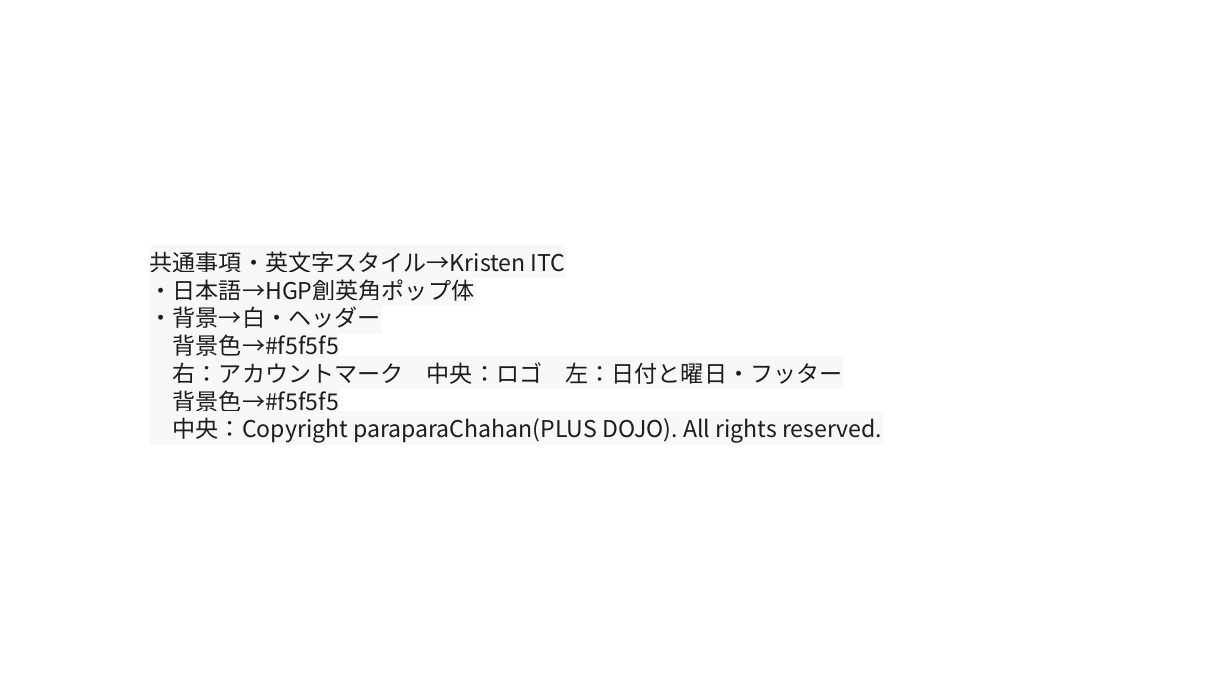
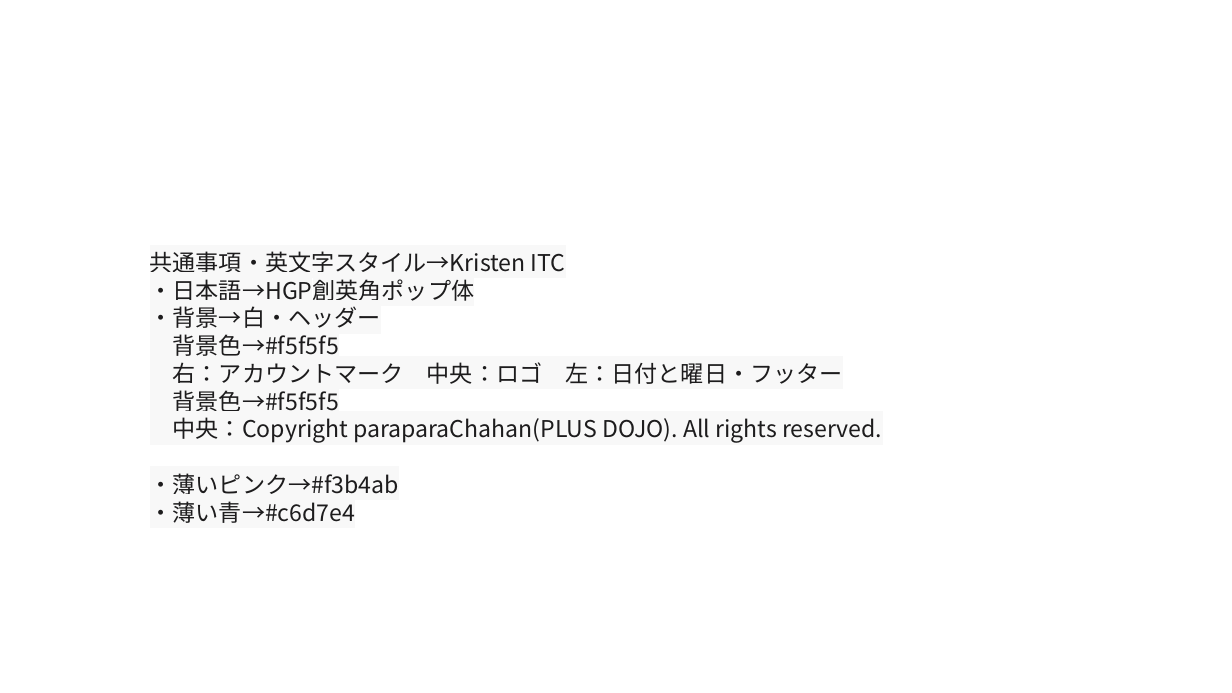
Before and after one commit to plusdojo2024/C2, a slide deck: slide 7 of doc/13_外部設計/famiLink 画面デザイン.pptx. Drawn at 1232x693 pixels with LibreOffice and Linux fonts; fonts in the diff are those of the drawing. Boxes give left, top, right and bottom in pixels: in the first picture for what was removed or moved away, otherwise in the second. Text is boxed around its words. In the diff, an @@ line names an element or a change of style, - is before the commit and + after.

```diff
--- a/doc/13_外部設計/famiLink 画面デザイン.pptx
+++ b/doc/13_外部設計/famiLink 画面デザイン.pptx
@@ text at bbox=[150, 473, 399, 523]: paragraphs added @@
+・薄いピンク→#f3b4ab
+・薄い青→#c6d7e4
```
Also in this commit, not shown: 1 other file.
